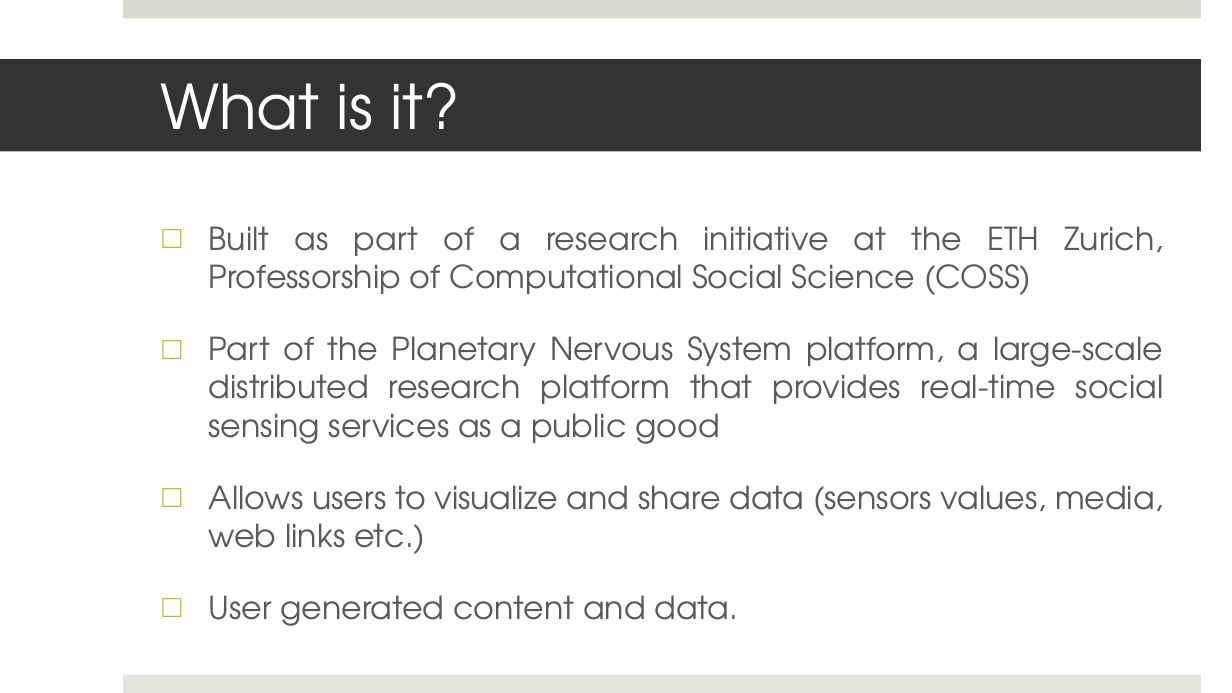
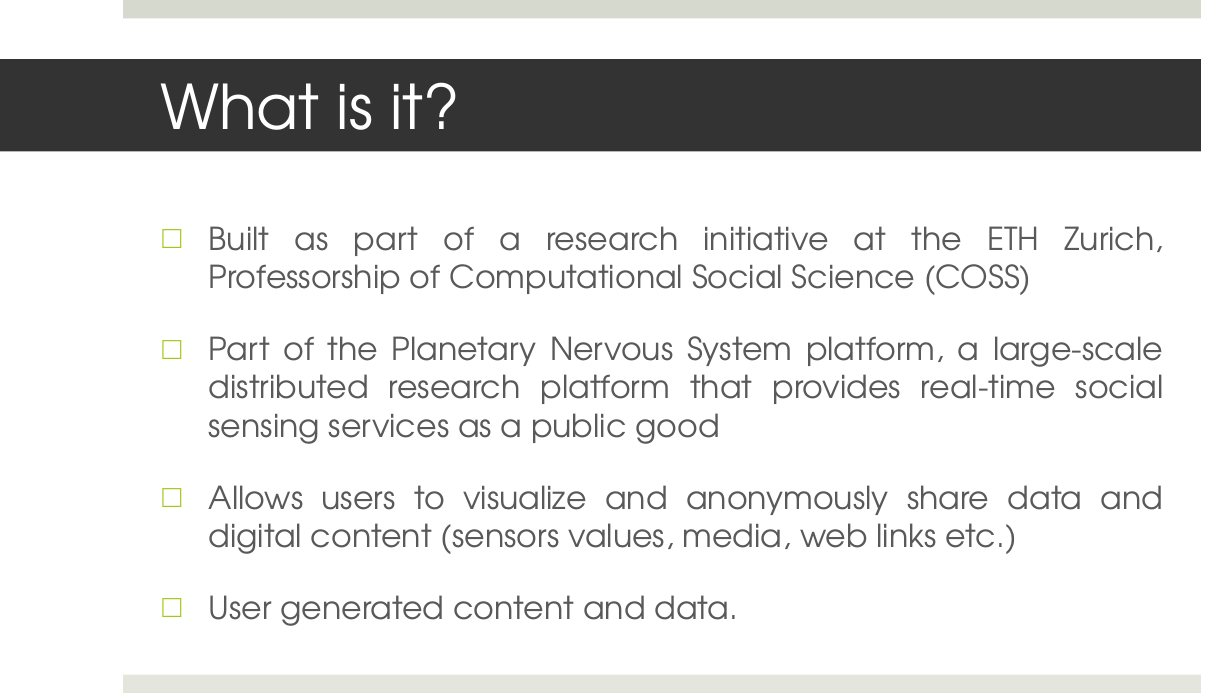
Before and after one commit to mistelip/SwarmPulse, a slide deck: slide 2 of Documents/presentation.pptx. Drawn at 1232x693 pixels with LibreOffice and Linux fonts; fonts in the diff are those of the drawing. Boxes give left, top, right and bottom in pixels: in the first picture for what was removed or moved away, otherwise in the second. Text is boxed around its words. In the diff, an @@ line names an element or a change of style, - is before the commit and + after.

```diff
--- a/Documents/presentation.pptx
+++ b/Documents/presentation.pptx
@@ text at <box>209,485,1164,554</box>: text changed @@
-□ Allows users to visualize and share data (sensors values, media, web links etc.)
+□ Allows users to visualize and anonymously share data and digital content (sensors values, media, web links etc.)
```
Also in this commit, not shown: 10 other files.
